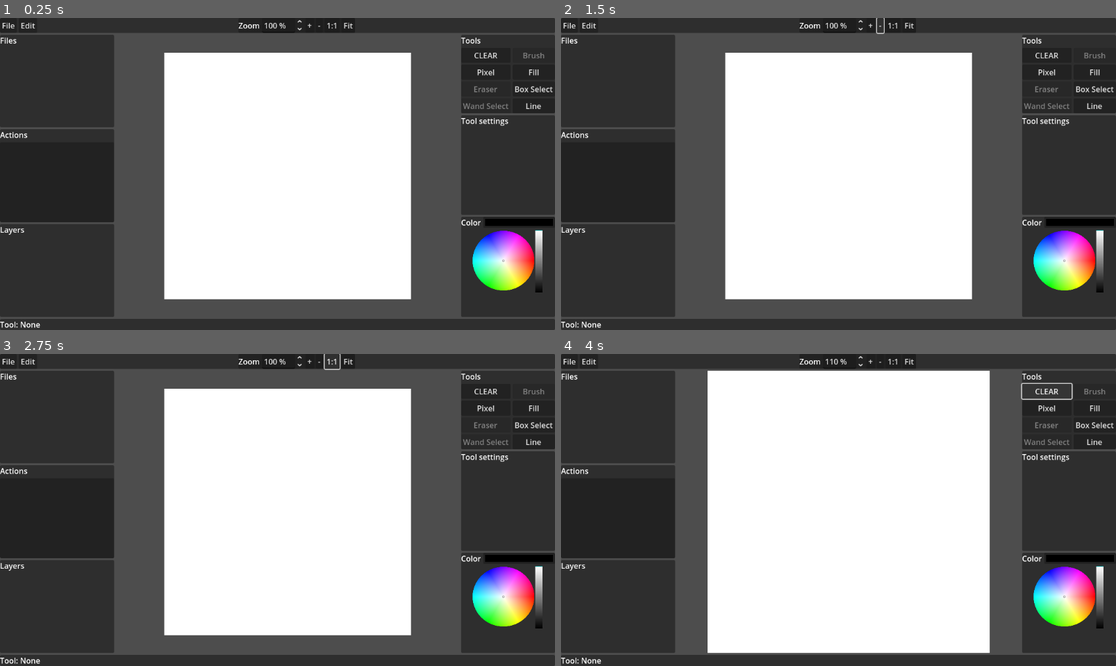
Above: before the commit, frames 1-4 (two rows, left to right).
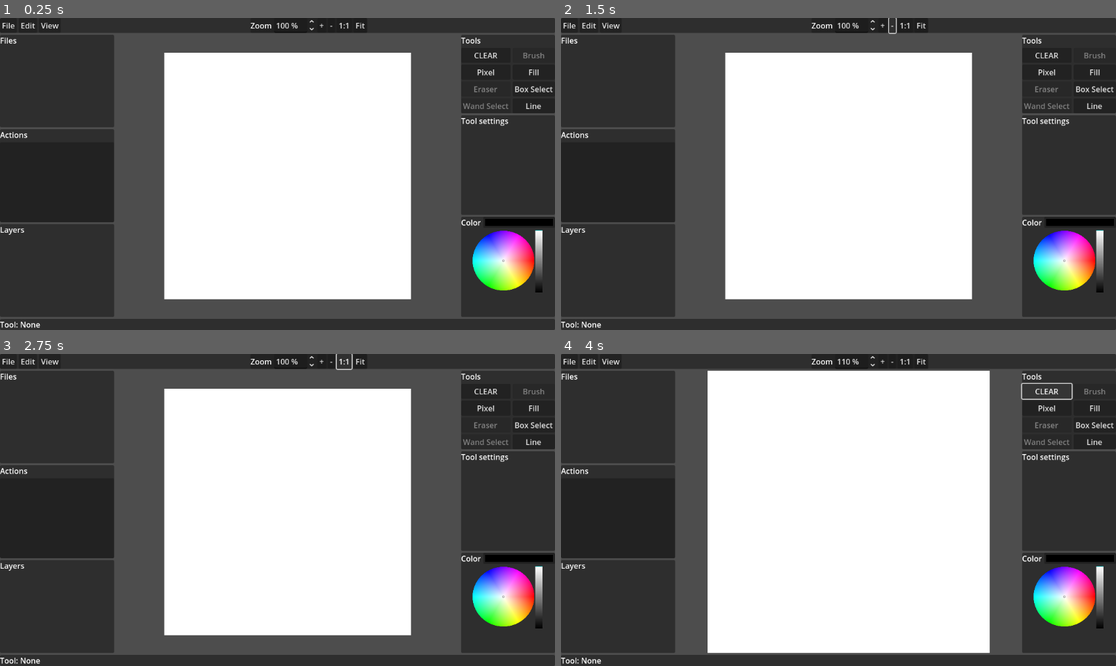
Above: after the commit, the same moments.

Repository: Zondartul/paint_editor
Game: Godot game, scene res://main.tscn
Two runs of this game, one before a commit and one after it. Both use one fixed random seed, a clock stepped at 60 frames per second and the inputs below.
Inputs:
- Up to frame 1 (0.25 s): no input
- Up to frame 2 (1.5 s): click "+" at 0.5 s; click "-" at 1.25 s
- Up to frame 3 (2.75 s): click "1:1" at 2 s
- Up to frame 4 (4 s): click "Fit" at 2.75 s; click "CLEAR" at 3.5 s

The runs differ from the first frame. In frame 1, 0.2% of the frame differs, in the area x 7-66%, y 0-5%; in frame 2, 0.3%; in frame 3, 0.3%, in the area x 7-66%, y 0-6%; in frame 4, 0.2%.

Commit message:
added pixel-grid and sharp pixel display mode

Diff:
--- /dev/null
+++ b/grid.gdshader
@@ -0,0 +1,20 @@
+shader_type canvas_item;
+
+uniform float res_x = 512;
+uniform float res_y = 512;
+
+uniform sampler2D screen_texture : hint_screen_texture, repeat_disable, filter_nearest;
+
+void fragment() {
+	vec2 cell = vec2(res_x, res_y);
+    vec2 pos = UV * cell;
+
+    float thickness = 0.0625;
+    float line_x = mod(pos.x, 1.0) < thickness ? 1.0 : 0.0;
+    float line_y = mod(pos.y, 1.0) < thickness ? 1.0 : 0.0;
+
+    float grid = max(line_x, line_y);
+    vec3 inverted_color = 1.0 - texture(screen_texture, SCREEN_UV).xyz;
+	vec4 inv_col4 = vec4(inverted_color.xyz, 1.0);
+    COLOR = mix(vec4(0.0), inv_col4, grid);
+}
--- a/main.gd
+++ b/main.gd
@@ -16,9 +16,11 @@
 @onready var lbl_status:Label = $BC_bottom/P/BC/lblStatus
 @onready var n_undo_list:ItemList = $BC_middle/BC_left/P_actions/BC/undo_list
 @onready var n_sb_zoom:SpinBox = $BC_top/P/BC/P_zoom/BC/sb_zoom
+@onready var n_grid = $BC_middle/BC_center/Background/grid
 var ctx:PaintContext;
 
 var cur_file_path:String
+var image_size:Vector2i = Vector2i(512,512);
 
 func _ready():
 	ctx = PaintContext.new();
@@ -149,6 +151,7 @@
 		print("Canvas size")
 
 func resize_canvas(new_size):
+	image_size = new_size;
 	var BG = $BC_middle/BC_center/Background
 	resize_canvas_nodes(new_size);
 	for canvas in BG.get_children():
@@ -200,13 +203,16 @@
 	ctx.canvas.canvas_image.load(path);
 	var size = ctx.canvas.canvas_image.get_size();
 	print("resize everything to "+str(size))
+	image_size = size;
 	var BG = $BC_middle/BC_center/Background
 	for canvas in BG.get_children():
 		canvas.picture_size = size;
 		if(canvas != ctx.canvas):
 			canvas.clear();
 		canvas.update_canvas.call();
+	resize_grid();
 	resize_canvas_nodes(size);
+	recenter_bg();
 	ctx.undo_manager.clear();
 	print("loaded file ["+path+"]")
 
@@ -324,6 +330,7 @@
 	var new_scale = cur_zoom / 100.0; #convert from percent
 	zoom_prev_scale = n_background.scale;
 	n_background.scale = Vector2(new_scale, new_scale);
+	resize_grid();
 	if(zoom_val_fit() >= cur_zoom):
 		recenter_bg();
 	else:
@@ -377,3 +384,43 @@
 	cur_zoom = zoom_val_prev(cur_zoom);
 	write_zoom_widget();
 	apply_new_zoom();
+
+func _on_view_index_pressed(index: int) -> void:
+	var view_menu:PopupMenu = $BC_top/P/BC/MenuBar/View
+	if view_menu.is_item_checkable(index):
+		view_menu.set_item_checked(index, not view_menu.is_item_checked(index));
+	if index == 0: # Smooth pixels
+		if view_menu.is_item_checked(0):
+			set_smooth_pixels(true);
+		else:
+			set_smooth_pixels(false);
+	elif index == 1: # Show grid
+		if view_menu.is_item_checked(1):
+			n_grid.show();
+		else:
+			n_grid.hide();
+	elif index == 2: # Background...
+		$pop_background.show();
+
+func set_smooth_pixels(val):
+	for canvas in n_background.get_children():
+		if canvas is TextureRect:
+			if val:
+				canvas.texture_filter = CanvasItem.TEXTURE_FILTER_PARENT_NODE;
+			else:
+				canvas.texture_filter = CanvasItem.TEXTURE_FILTER_NEAREST;
+
+const min_grid_pixels = 16.0;
+const grid_resize_factor = 4;
+
+func resize_grid():
+	var new_grid_size = image_size;
+	var grid_cell_pixels = n_background.scale;
+	while(min(grid_cell_pixels.x, grid_cell_pixels.y) <= min_grid_pixels):
+		#print("grid_cell_pixels: "+str(grid_cell_pixels))
+		new_grid_size /= grid_resize_factor;
+		grid_cell_pixels *= grid_resize_factor;
+	var shader_mat:ShaderMaterial = n_grid.material;
+	shader_mat.set_shader_parameter("res_x", new_grid_size.x);
+	shader_mat.set_shader_parameter("res_y", new_grid_size.y);
+	#print("new grid resolution: "+str(new_grid_size));
--- a/main.tscn
+++ b/main.tscn
@@ -1,7 +1,13 @@
-[gd_scene load_steps=3 format=3 uid="uid://vywc4nki63f7"]
+[gd_scene load_steps=5 format=3 uid="uid://vywc4nki63f7"]
 
 [ext_resource type="Script" uid="uid://6jarapewd512" path="res://main.gd" id="1_0xm2m"]
+[ext_resource type="Shader" uid="uid://bcynabdmo65fs" path="res://grid.gdshader" id="3_1bvp3"]
 [ext_resource type="Script" uid="uid://b4v6uoirhvfve" path="res://canvas.gd" id="3_h2yge"]
+
+[sub_resource type="ShaderMaterial" id="ShaderMaterial_lquwl"]
+shader = ExtResource("3_1bvp3")
+shader_parameter/res_x = 512.0
+shader_parameter/res_y = 512.0
 
 [node name="Main" type="BoxContainer"]
 anchors_preset = 15
@@ -50,6 +56,18 @@
 item_2/text = "Canvas size..."
 item_2/id = 2
 
+[node name="View" type="PopupMenu" parent="BC_top/P/BC/MenuBar"]
+item_count = 3
+item_0/text = "Smooth pixels"
+item_0/checkable = 1
+item_0/checked = true
+item_0/id = 0
+item_1/text = "Show grid"
+item_1/checkable = 1
+item_1/id = 1
+item_2/text = "Background..."
+item_2/id = 2
+
 [node name="pad" type="Control" parent="BC_top/P/BC"]
 layout_mode = 2
 size_flags_horizontal = 3
@@ -183,6 +201,17 @@
 size_flags_horizontal = 0
 size_flags_vertical = 0
 
+[node name="grid" type="ColorRect" parent="BC_middle/BC_center/Background"]
+visible = false
+z_index = 2
+material = SubResource("ShaderMaterial_lquwl")
+layout_mode = 1
+anchors_preset = 15
+anchor_right = 1.0
+anchor_bottom = 1.0
+grow_horizontal = 2
+grow_vertical = 2
+
 [node name="Canvas_preview" type="TextureRect" parent="BC_middle/BC_center/Background"]
 z_index = 1
 layout_mode = 1
@@ -426,6 +455,7 @@
 
 [connection signal="index_pressed" from="BC_top/P/BC/MenuBar/File" to="." method="_on_file_index_pressed"]
 [connection signal="index_pressed" from="BC_top/P/BC/MenuBar/Edit" to="." method="_on_edit_index_pressed"]
+[connection signal="index_pressed" from="BC_top/P/BC/MenuBar/View" to="." method="_on_view_index_pressed"]
 [connection signal="value_changed" from="BC_top/P/BC/P_zoom/BC/sb_zoom" to="." method="_on_sb_zoom_value_changed"]
 [connection signal="pressed" from="BC_top/P/BC/P_zoom/BC/btnZoomIn" to="." method="_on_btn_zoom_in_pressed"]
 [connection signal="pressed" from="BC_top/P/BC/P_zoom/BC/btnZoomOut" to="." method="_on_btn_zoom_out_pressed"]
Not shown, added: grid.gdshader.uid
